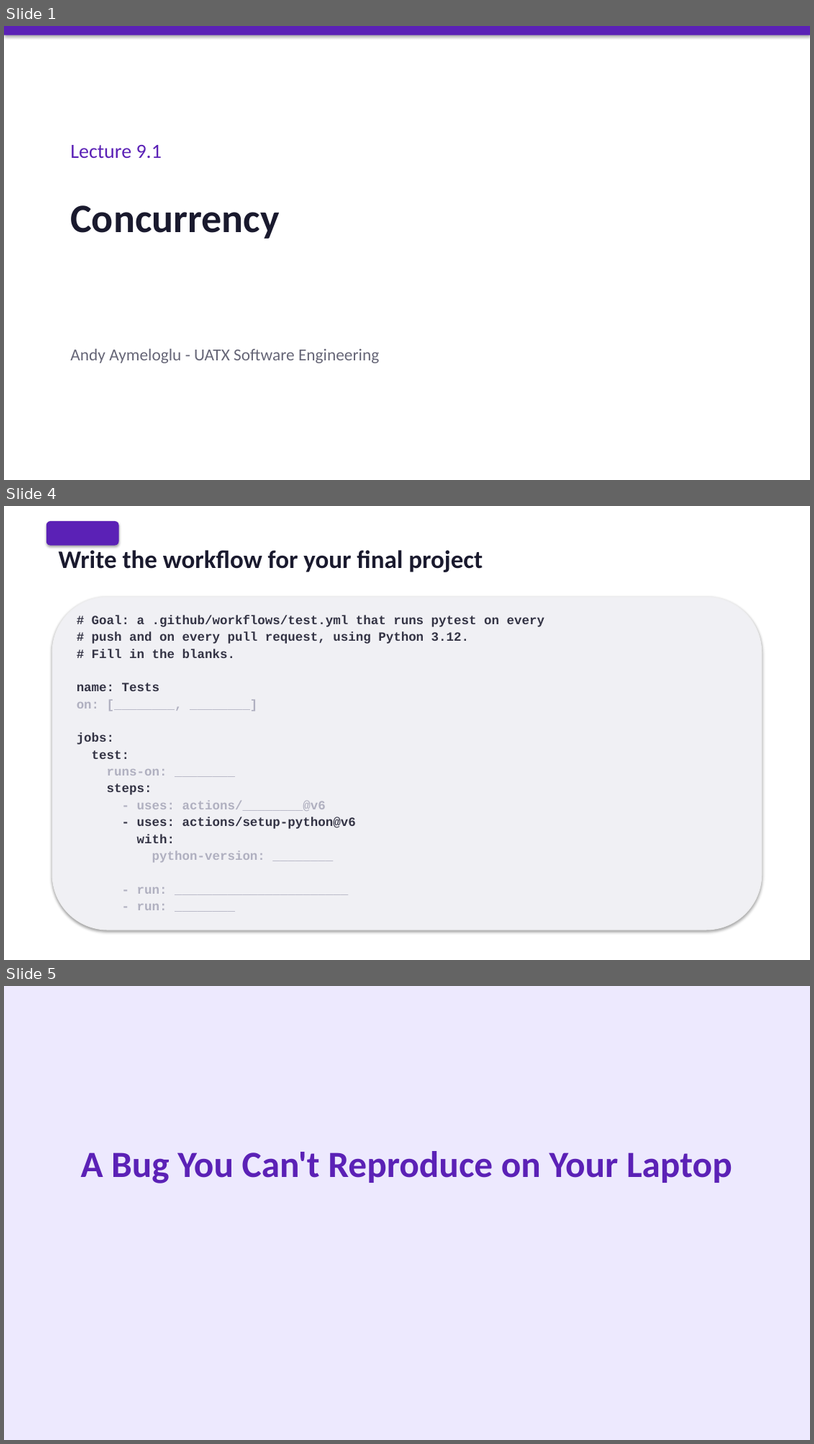
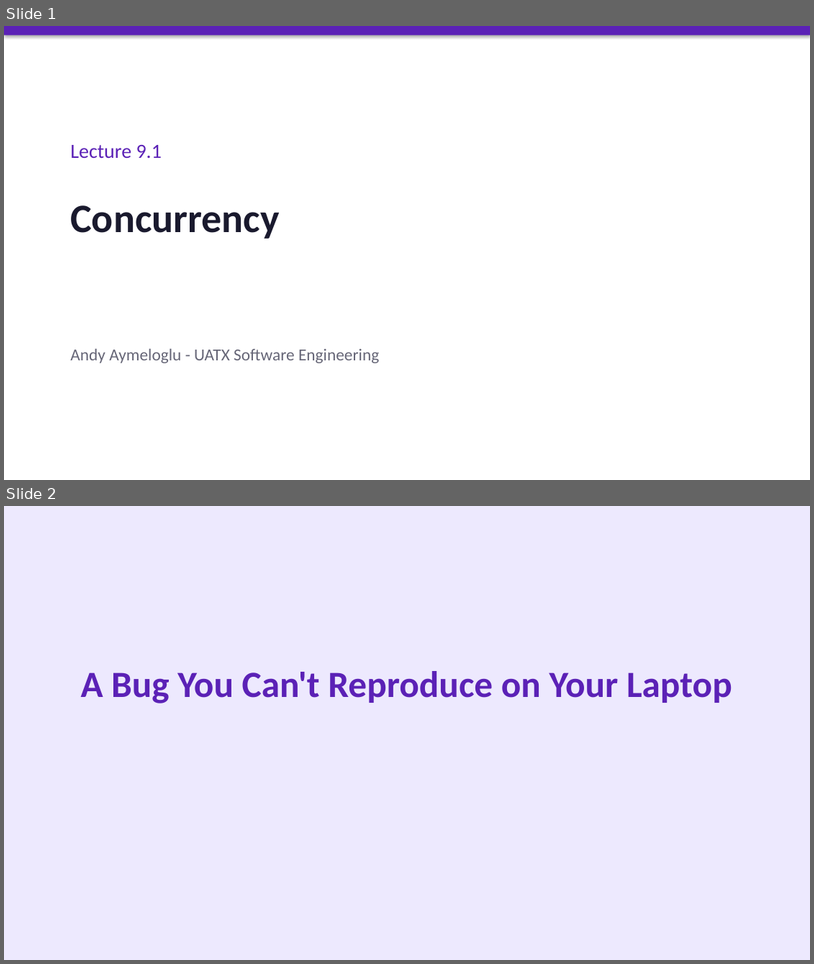
Before and after one commit to aaymeloglu/software-engineering, a slide deck: lectures/Lecture 9.1 - Concurrency.pptx. Shown one above the other, each under a label of ours: slides 1, 4 and 5 before the commit, slides 1 and 2 after it; the slides between them are not shown. The pictures are 814x1444 and 814x964 pixels, drawn with LibreOffice and Linux fonts; fonts in the diff are those of the drawing. Boxes give left, top, right and bottom in pixels: in the first picture for what was removed or moved away, otherwise in the second. Text is boxed around its words. In the diff, an @@ line names an element or a change of style, - is before the commit and + after.

```diff
--- a/lectures/Lecture 9.1 - Concurrency.pptx
+++ b/lectures/Lecture 9.1 - Concurrency.pptx
@@ slide 4 removed at [4, 506, 810, 960], background #FFFFFF @@
@@ rounded rectangle removed at [46, 521, 119, 546] @@
@@ text removed at [59, 550, 483, 572] @@
-TRY IT
-Write the workflow for your final project
@@ rounded rectangle removed at [52, 597, 762, 929] @@
@@ text removed at [77, 615, 545, 910] @@
-# Goal: a .github/workflows/test.yml that runs pytest on every
-# push and on every pull request, using Python 3.12.
-# Fill in the blanks.
-name: Tests
-on: [________, ________]
-jobs:
-test:
-runs-on: ________
-steps:
-- uses: actions/________@v6
-- uses: actions/setup-python@v6
-with:
-python-version: ________
-- run: _______________________
-- run: ________
@@ what was slide 5 is now slide 2 @@
```
Also in this commit, not shown: 2 other slides removed, 19 other files.
